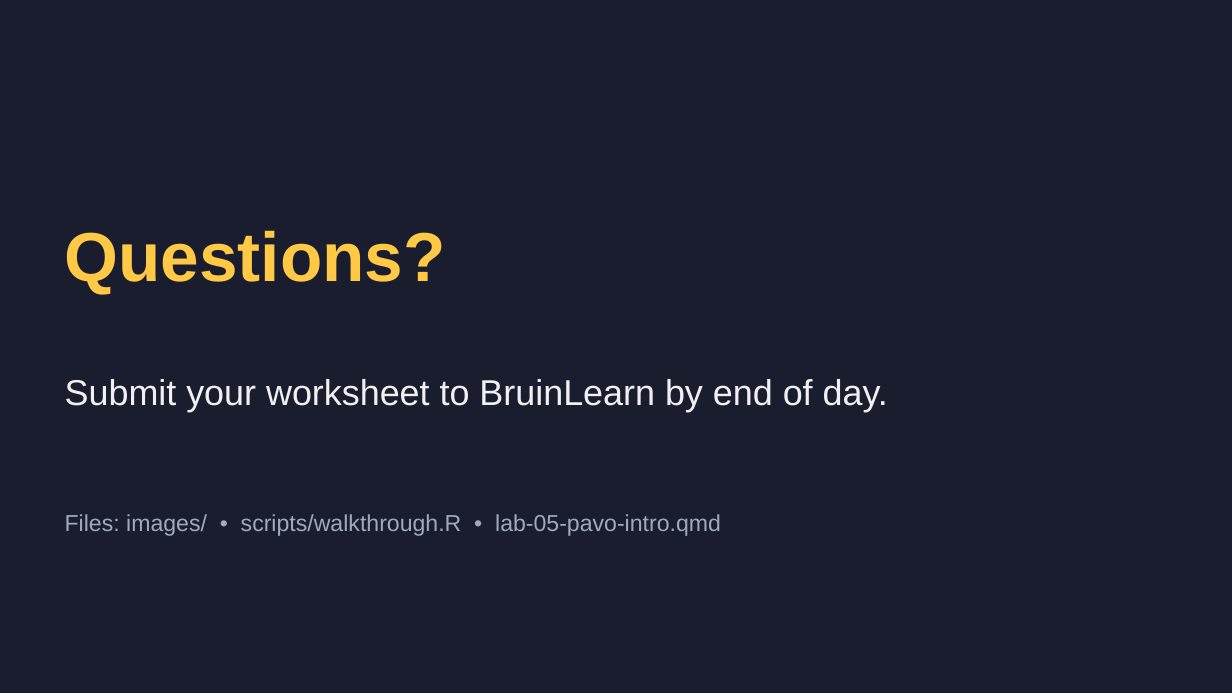
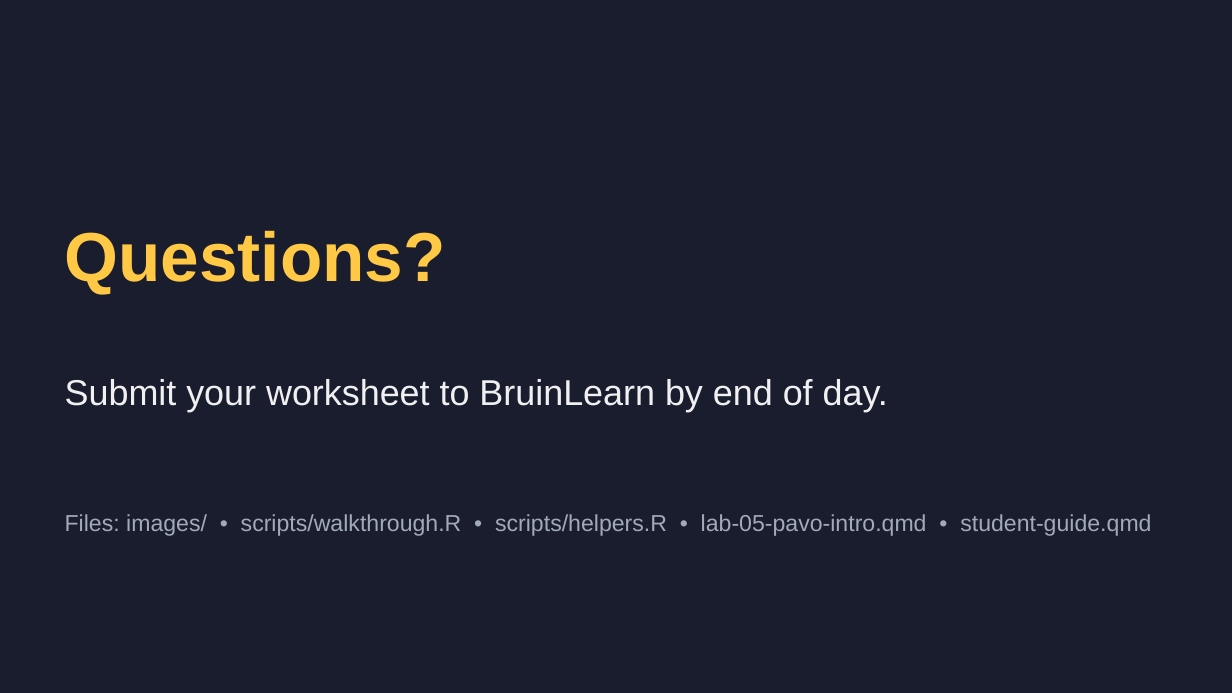
Before and after one commit to AlfaroLab/eeb187-pavo-lab, a slide deck: slide 44 of teaching/pavo-walkthrough.pptx. Drawn at 1232x693 pixels with LibreOffice and Linux fonts; fonts in the diff are those of the drawing. Boxes give left, top, right and bottom in pixels: in the first picture for what was removed or moved away, otherwise in the second. Text is boxed around its words. In the diff, an @@ line names an element or a change of style, - is before the commit and + after.

```diff
--- a/teaching/pavo-walkthrough.pptx
+++ b/teaching/pavo-walkthrough.pptx
@@ text at (65, 514, 1151, 536): text changed @@
-Files: images/ • scripts/walkthrough.R • lab-05-pavo-intro.qmd
+Files: images/ • scripts/walkthrough.R • scripts/helpers.R • lab-05-pavo-intro.qmd • student-guide.qmd
```
Also in this commit, not shown: 1 other slide changed, 1 other file.
